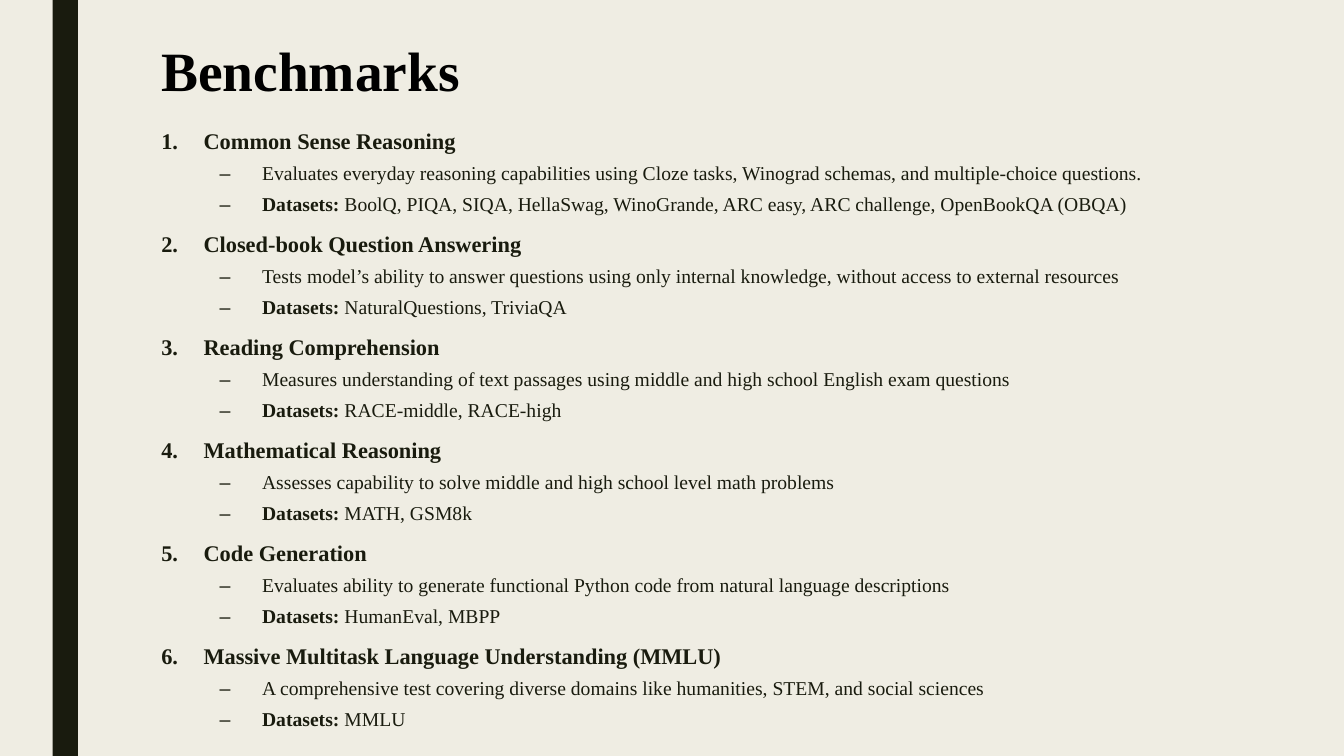
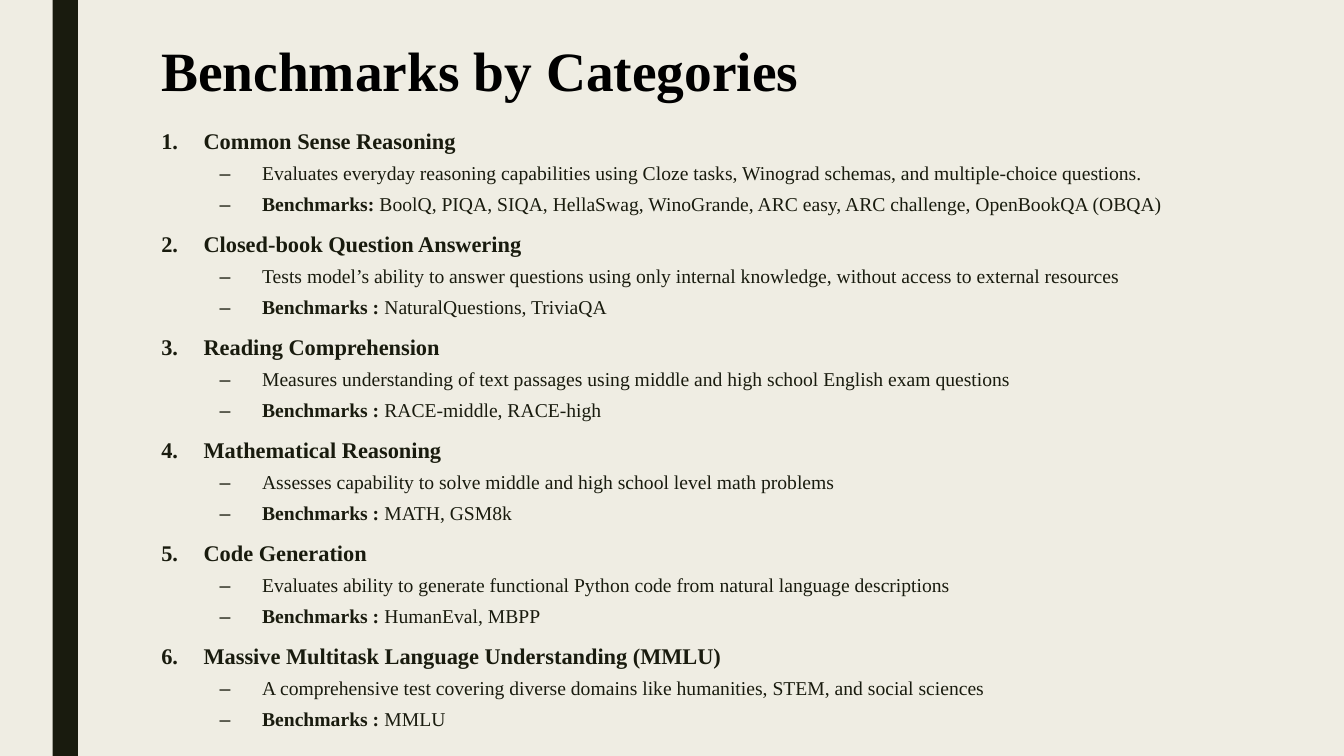
Before and after one commit to shlomi1993/llm-from-scratch, a slide deck: slide 6 of presentation/Lecture Slides.pptx. Drawn at 1344x756 pixels with LibreOffice and Linux fonts; fonts in the diff are those of the drawing. Boxes give left, top, right and bottom in pixels: in the first picture for what was removed or moved away, otherwise in the second. Text is boxed around its words. In the diff, an @@ line names an element or a change of style, - is before the commit and + after.

```diff
--- a/presentation/Lecture Slides.pptx
+++ b/presentation/Lecture Slides.pptx
@@ title at (x1=161, y1=52, x2=798, y2=101): text changed @@
-Benchmarks
+Benchmarks by Categories
@@ text at (x1=262, y1=197, x2=1162, y2=216): text changed @@
-  – Datasets: BoolQ, PIQA, SIQA, HellaSwag, WinoGrande, ARC easy, ARC challenge, OpenBookQA (OBQA)
+  – Benchmarks: BoolQ, PIQA, SIQA, HellaSwag, WinoGrande, ARC easy, ARC challenge, OpenBookQA (OBQA)
@@ text at (x1=262, y1=300, x2=607, y2=317): text changed @@
-  – Datasets: NaturalQuestions, TriviaQA
+  – Benchmarks : NaturalQuestions, TriviaQA
@@ text at (x1=262, y1=403, x2=601, y2=422): text changed @@
-  – Datasets: RACE-middle, RACE-high
+  – Benchmarks : RACE-middle, RACE-high
@@ text at (x1=262, y1=506, x2=512, y2=523): text changed; bold on @@
-  – Datasets: MATH, GSM8k
+  – Benchmarks : MATH, GSM8k
@@ text at (x1=262, y1=609, x2=540, y2=626): text changed @@
-  – Datasets: HumanEval, MBPP
+  – Benchmarks : HumanEval, MBPP
@@ text at (x1=262, y1=712, x2=445, y2=727): text changed @@
-  – Datasets: MMLU
+  – Benchmarks : MMLU
```
Also in this commit, not shown: 8 other slides changed, 3 other files.
